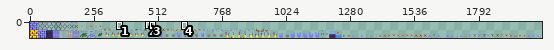
One commit to this sprite sheet: assets/textures/texture1/atlas.png. The first picture is a wide view before the edit; the outline marks the close-up.
Close-up. As it was:
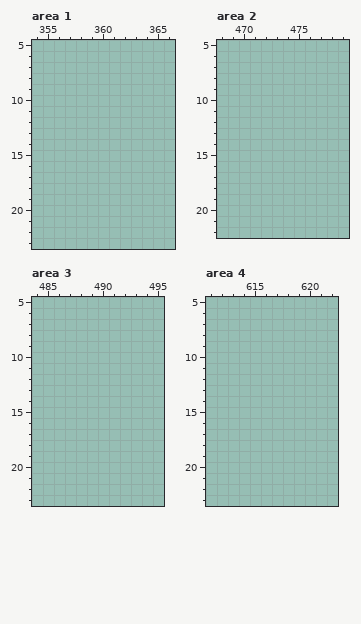
The file is 2048x64 pixels. Pixels under 10% opacity are left out. Colours within 5 levels of each other are drawn and written as one. Shown: area 1: x 354..366, y 5..23; area 2: x 468..479, y 5..22; area 3: x 484..495, y 5..23; area 4: x 611..622, y 5..23. The wide view leaves out empty margins. The commit also changed other parts of the picture, which this record leaves out.
The same view after the edit:
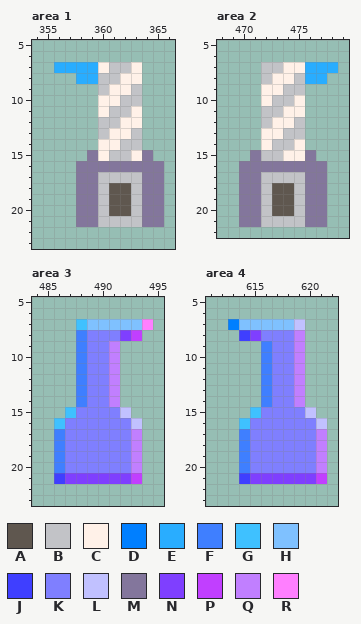
Palette (. is transparent): A #5f574f  B #c2c3c7  C #fff1e8  D #007fff  E #29adff  F #3f7fff  G #3fc1ff  H #7fc1ff  J #3f3fff  K #7f7fff  L #c1c1ff  M #83769c  N #7f3fff  P #c13fff  Q #c17fff  R #ff7fff
What changed:
--- area 1
@@ x 354..366 @@
  6 .............
- 7 .............
- 8 .............
- 9 .............
-10 .............
-11 .............
-12 .............
-13 .............
-14 .............
-15 .............
-16 .............
-17 .............
-18 .............
-19 .............
-20 .............
-21 .............
+ 7 ..EEEECBBC...
+ 8 ....EEBBCC...
+ 9 ......BCCB...
+10 ......CCBB...
+11 ......CBBC...
+12 ......BBCC...
+13 ......BCCB...
+14 ......CCBB...
+15 .....MCBBCM..
+16 ....MMMMMMMM.
+17 ....MMBBBBMM.
+18 ....MMBAABMM.
+19 ....MMBAABMM.
+20 ....MMBAABMM.
+21 ....MMBBBBMM.
 22 .............
--- area 2
@@ x 468..479 @@
  6 ............
- 7 ............
- 8 ............
- 9 ............
-10 ............
-11 ............
-12 ............
-13 ............
-14 ............
-15 ............
-16 ............
-17 ............
-18 ............
-19 ............
-20 ............
-21 ............
+ 7 ....BBCCEEE.
+ 8 ....BCCBEE..
+ 9 ....CCBB....
+10 ....CBBC....
+11 ....BBCC....
+12 ....BCCB....
+13 ....CCBB....
+14 ....CBBC....
+15 ...MBBCCM...
+16 ..MMMMMMMM..
+17 ..MMBBBBMM..
+18 ..MMBAABMM..
+19 ..MMBAABMM..
+20 ..MMBAABMM..
+21 ..MMBBBBMM..
 22 ............
--- area 3
@@ x 484..495 @@
  6 ............
- 7 ............
- 8 ............
- 9 ............
-10 ............
-11 ............
-12 ............
-13 ............
-14 ............
-15 ............
-16 ............
-17 ............
-18 ............
-19 ............
-20 ............
-21 ............
+ 7 ....GHHHHHR.
+ 8 ....FKKKNP..
+ 9 ....FKKQ....
+10 ....FKKQ....
+11 ....FKKQ....
+12 ....FKKQ....
+13 ....FKKQ....
+14 ....FKKQ....
+15 ...GKKKKL...
+16 ..GKKKKKKL..
+17 ..FKKKKKKQ..
+18 ..FKKKKKKQ..
+19 ..FKKKKKKQ..
+20 ..FKKKKKKQ..
+21 ..JNNNNNNP..
 22 ............
--- area 4
@@ x 611..622 @@
  6 ............
- 7 ............
- 8 ............
- 9 ............
-10 ............
-11 ............
-12 ............
-13 ............
-14 ............
-15 ............
-16 ............
-17 ............
-18 ............
-19 ............
-20 ............
-21 ............
+ 7 ..DHHHHHL...
+ 8 ...JNKKKQ...
+ 9 .....FKKQ...
+10 .....FKKQ...
+11 .....FKKQ...
+12 .....FKKQ...
+13 .....FKKQ...
+14 .....FKKQ...
+15 ....GKKKKL..
+16 ...GKKKKKKL.
+17 ...FKKKKKKQ.
+18 ...FKKKKKKQ.
+19 ...FKKKKKKQ.
+20 ...FKKKKKKQ.
+21 ...JNNNNNNP.
 22 ............
Changed places in both close-ups, as pixel boxes (x1, y1, x2, y2):
added: (54, 62, 164, 227)
added: (239, 62, 338, 227)
added: (54, 319, 153, 484)
added: (228, 319, 327, 484)
